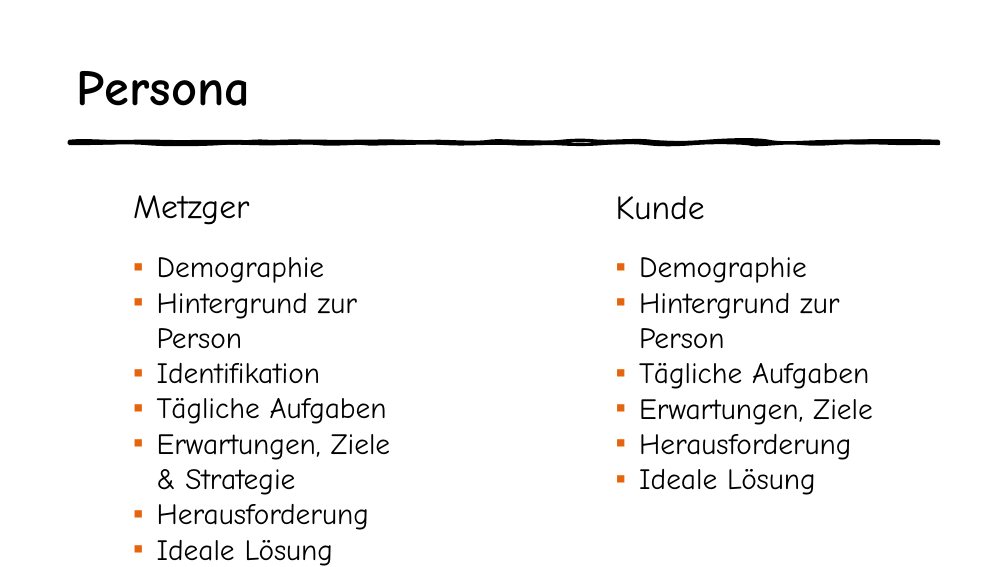
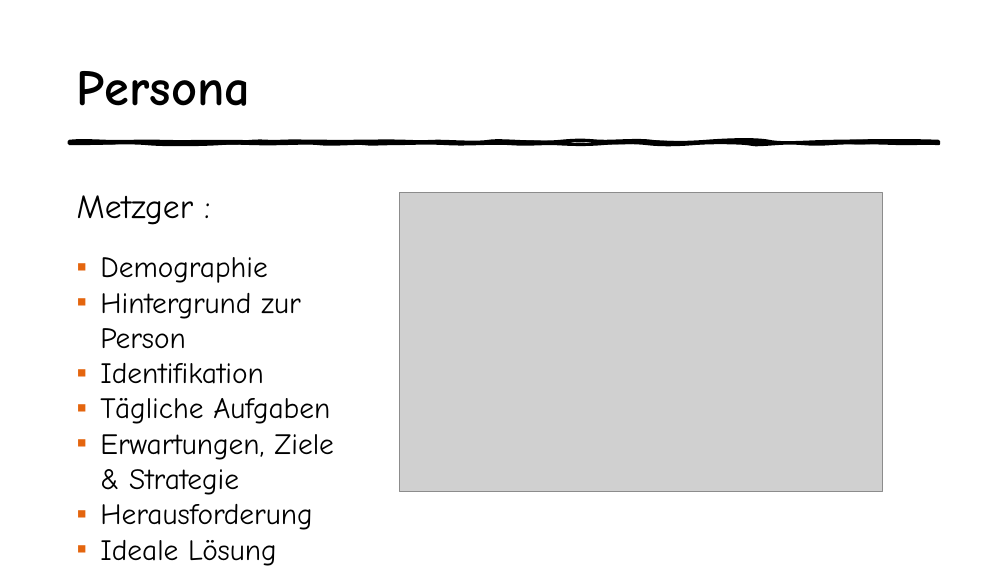
Before and after one commit to LisaRebecca/Gruppe4, a slide deck: slide 8 of Organisation/ATdIT.pptx. Drawn at 1008x567 pixels with LibreOffice and Linux fonts; fonts in the diff are those of the drawing; grey boxes stand for pictures. Boxes give left, top, right and bottom in pixels: in the first picture for what was removed or moved away, otherwise in the second. Text is boxed around its words. In the diff, an @@ line names an element or a change of style, - is before the commit and + after.

```diff
--- a/Organisation/ATdIT.pptx
+++ b/Organisation/ATdIT.pptx
@@ text "Metzger :": place and size @@
-text "Metzger :" at (133,195,391,566)
+text "Metzger :" at (77,195,334,566)
@@ text at (77,195,193,225): text changed @@
-Metzger
+Metzger :
@@ picture added at (399,192,882,492) @@
@@ text removed at (616,196,873,495) @@
-Kunde
-▪ Demographie
-▪ Hintergrund zur Person
-▪ Tägliche Aufgaben
-▪ Erwartungen, Ziele
-▪ Herausforderung
-▪ Ideale Lösung
```
Also in this commit, not shown: 6 other slides changed, 2 slides added.
